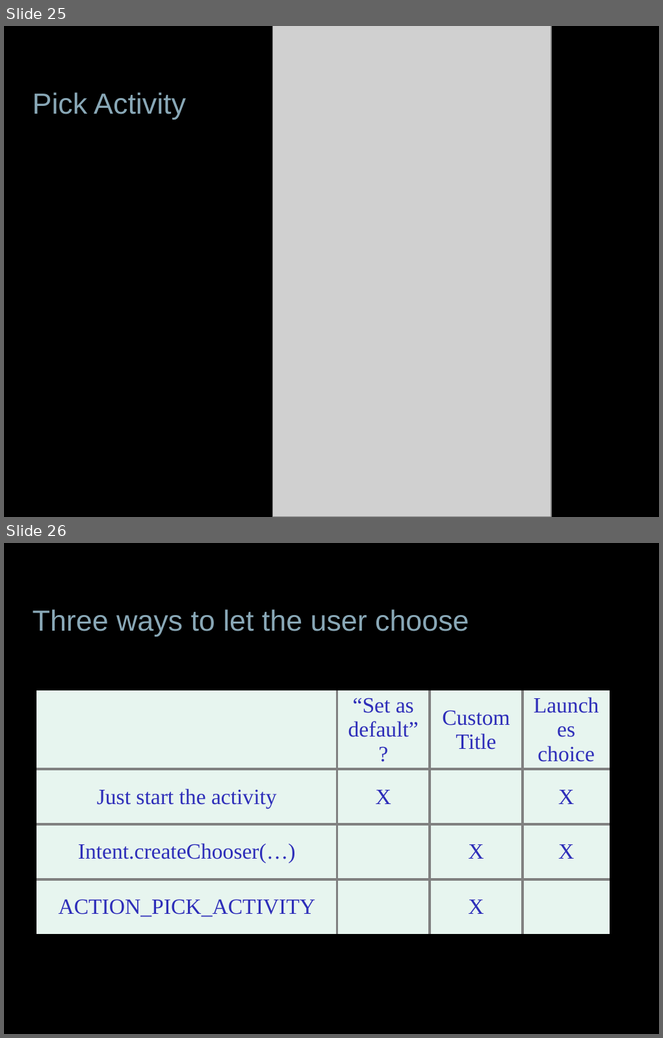
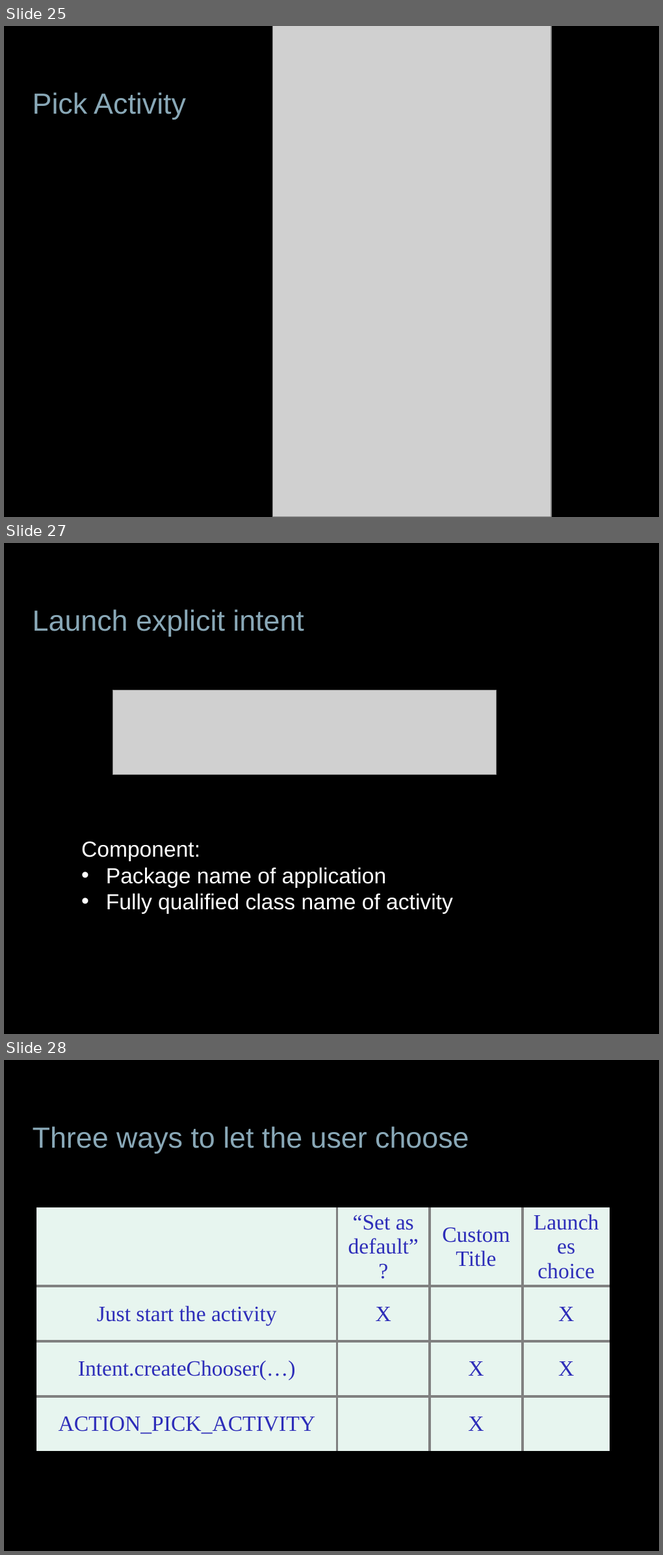
Before and after one commit to jessitron/Tronsmit, a slide deck: presentations/DevTeach-Intents.pptx. Shown one above the other, each under a label of ours: slides 25 and 26 before the commit, slides 25, 27 and 28 after it; the slides between them are not shown. The pictures are 663x1038 and 663x1555 pixels, drawn with LibreOffice and Linux fonts; fonts in the diff are those of the drawing; grey boxes stand for pictures; background and template pictures are left out. Boxes give left, top, right and bottom in pixels: in the first picture for what was removed or moved away, otherwise in the second. Text is boxed around its words. In the diff, an @@ line names an element or a change of style, - is before the commit and + after.

```diff
--- a/presentations/DevTeach-Intents.pptx
+++ b/presentations/DevTeach-Intents.pptx
@@ slide 27 added at bbox=[4, 543, 659, 1034], background picture (left out) @@
@@ title added at bbox=[33, 609, 304, 637], 32 pt, text #89A8B7 @@
+Launch explicit intent
@@ picture added at bbox=[113, 691, 497, 775] @@
@@ text added at bbox=[81, 841, 453, 914], 24 pt, text #FFFFFF @@
+Component:
+• Package name of application
+• Fully qualified class name of activity
@@ what was slide 26 is now slide 28 @@
```
Also in this commit, not shown: 1 slide changed, 1 other slide added, 3 other files.
